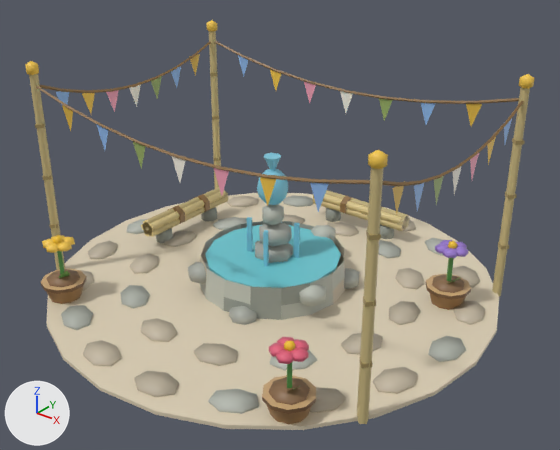
What one commit did to the glTF model godot/art/models/plaza.glb.
Rendered twice from a 50 mm lens placed at (3.59, -4.4, 3.29), pointed at (0.13, -0.07, 0.61). The axes (+X, +Y, +Z) are drawn at lower left. The lights are the same throughout. The picture after the commit comes second.

In view in the first picture: 'body', 'body_nh', 'body_nl'.
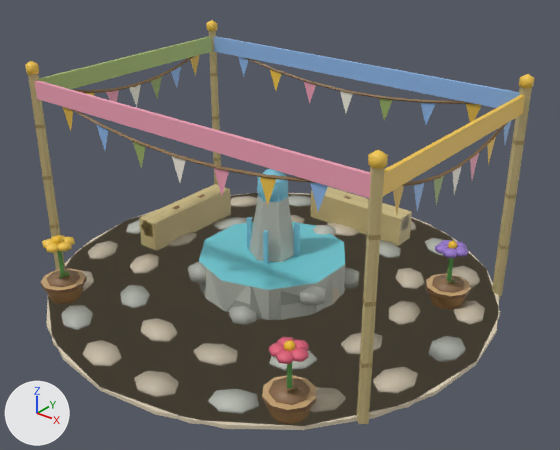
Pixel boxes [x1, y1, x2, y2] of what changed, in the pictures (560 x 450 px):
'body__far', added: after [28, 30, 532, 426]

The change in detail:
Mesh me_body__far is new.
It has 158 vertices, 260 faces and spans x -1.85..1.85, y -1.85..1.85, z 0.0..1.75.
It uses material mat_defaultmaterial_001.
Object 'body__far' (ob_body__far) is new; it shows me_body__far.
Its location is (0.0, 0.0, 0.0).
